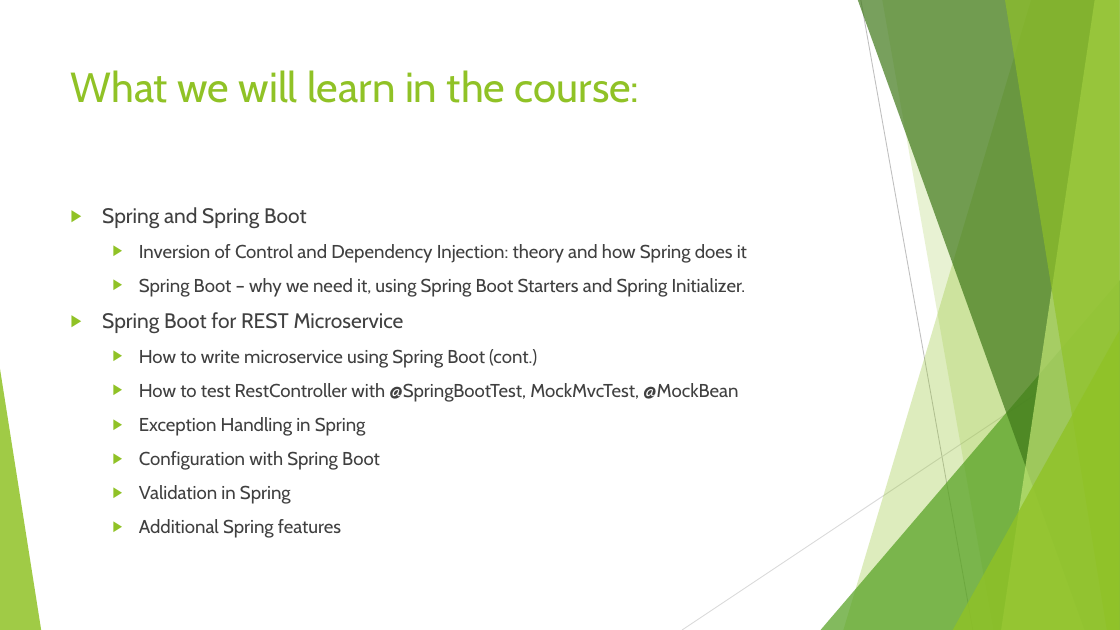
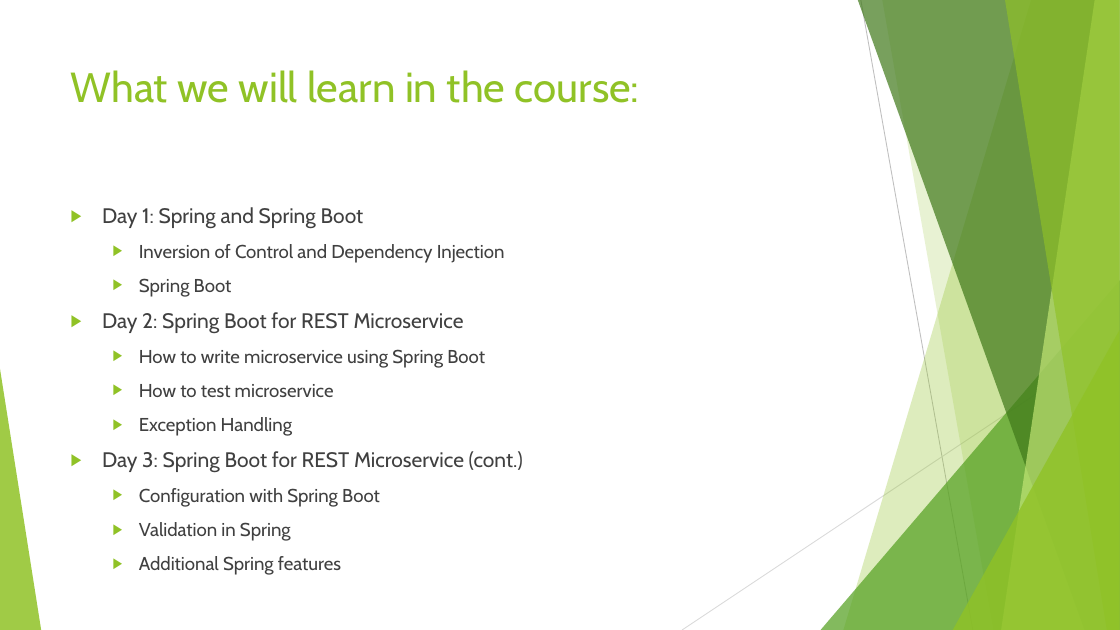
Before and after one commit to ybensman/SpringDemo, a slide deck: slide 2 of Spring_Beginners_1_SpringBootAndCore.pptx. Drawn at 1120x630 pixels with LibreOffice and Linux fonts; fonts in the diff are those of the drawing. Boxes give left, top, right and bottom in pixels: in the first picture for what was removed or moved away, otherwise in the second. Text is boxed around its words. In the diff, an @@ line names an element or a change of style, - is before the commit and + after.

Commit message:
Changes in the presentations

```diff
--- a/Spring_Beginners_1_SpringBootAndCore.pptx
+++ b/Spring_Beginners_1_SpringBootAndCore.pptx
@@ text at box(102, 207, 523, 473): text changed @@
-▶ Spring and Spring Boot
-  ▶ Inversion of Control and Dependency Injection: theory and how Spring does it
-  ▶ Spring Boot – why we need it, using Spring Boot Starters and Spring Initializer.
-▶ Spring Boot for REST Microservice
-  ▶ How to write microservice using Spring Boot (cont.)
-  ▶ How to test RestController with @SpringBootTest, MockMvcTest, @MockBean
-  ▶ Exception Handling in Spring
+▶ Day 1: Spring and Spring Boot
+  ▶ Inversion of Control and Dependency Injection
+  ▶ Spring Boot
+▶ Day 2: Spring Boot for REST Microservice
+  ▶ How to write microservice using Spring Boot
+  ▶ How to test microservice
+  ▶ Exception Handling
+▶ Day 3: Spring Boot for REST Microservice (cont.)
```
Also in this commit, not shown: 13 other slides changed, 14 slides removed, 1 other file.
